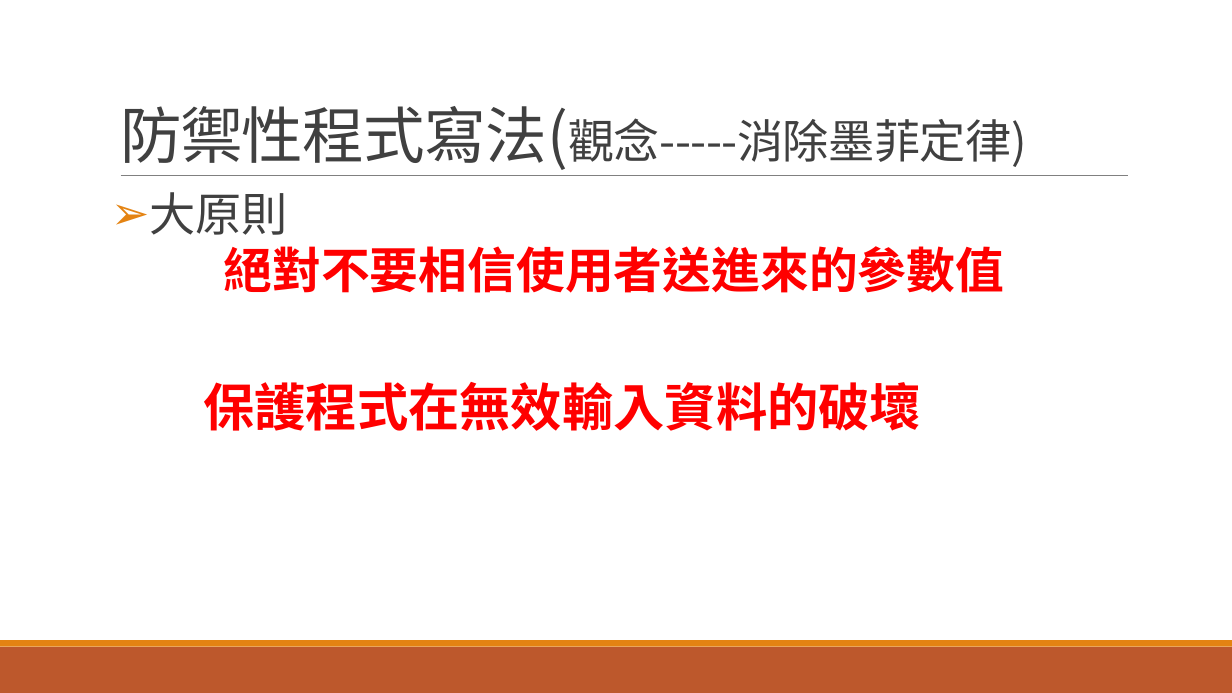
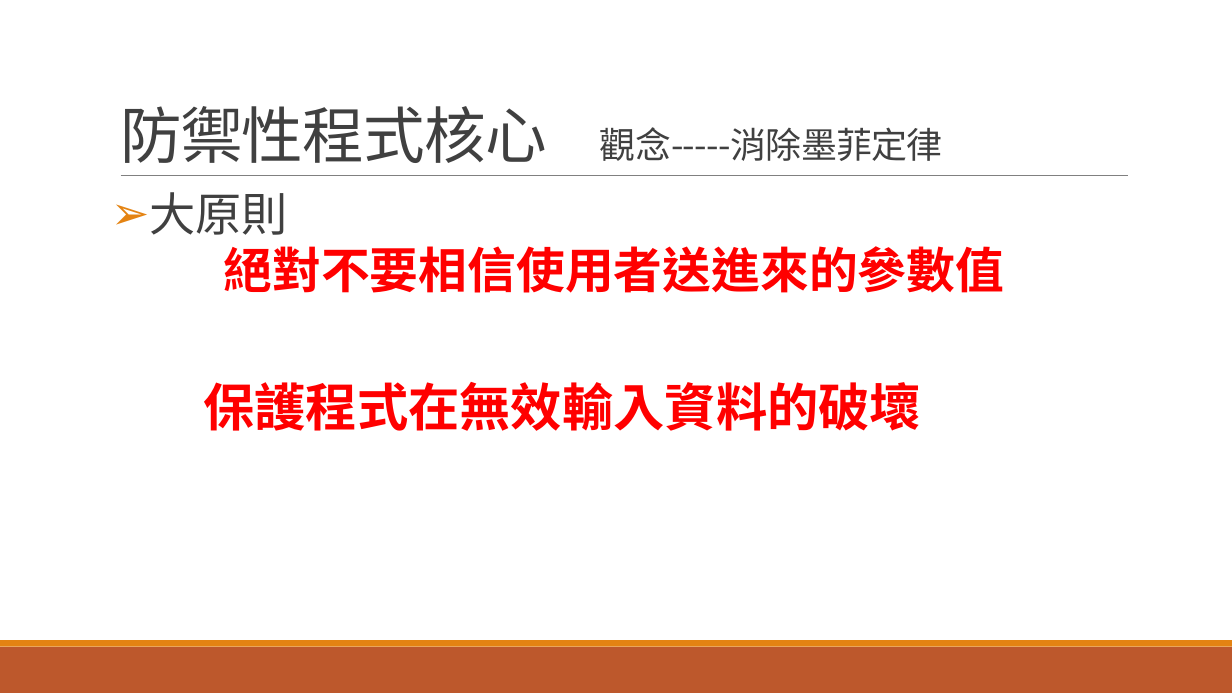
Before and after one commit to kay71029/Learning-Defensive-programming, a slide deck: slide 5 of Learning-Defensive-programming.pptx. Drawn at 1232x693 pixels with LibreOffice and Linux fonts; fonts in the diff are those of the drawing. Boxes give left, top, right and bottom in pixels: in the first picture for what was removed or moved away, otherwise in the second. Text is boxed around its words. In the diff, an @@ line names an element or a change of style, - is before the commit and + after.

```diff
--- a/Learning-Defensive-programming.pptx
+++ b/Learning-Defensive-programming.pptx
@@ title at bbox=[120, 106, 943, 163]: text changed; size 36 to 28 pt @@
-防禦性程式寫法(觀念-----消除墨菲定律)
+防禦性程式核心 觀念-----消除墨菲定律
```
Also in this commit, not shown: 4 other slides changed.
